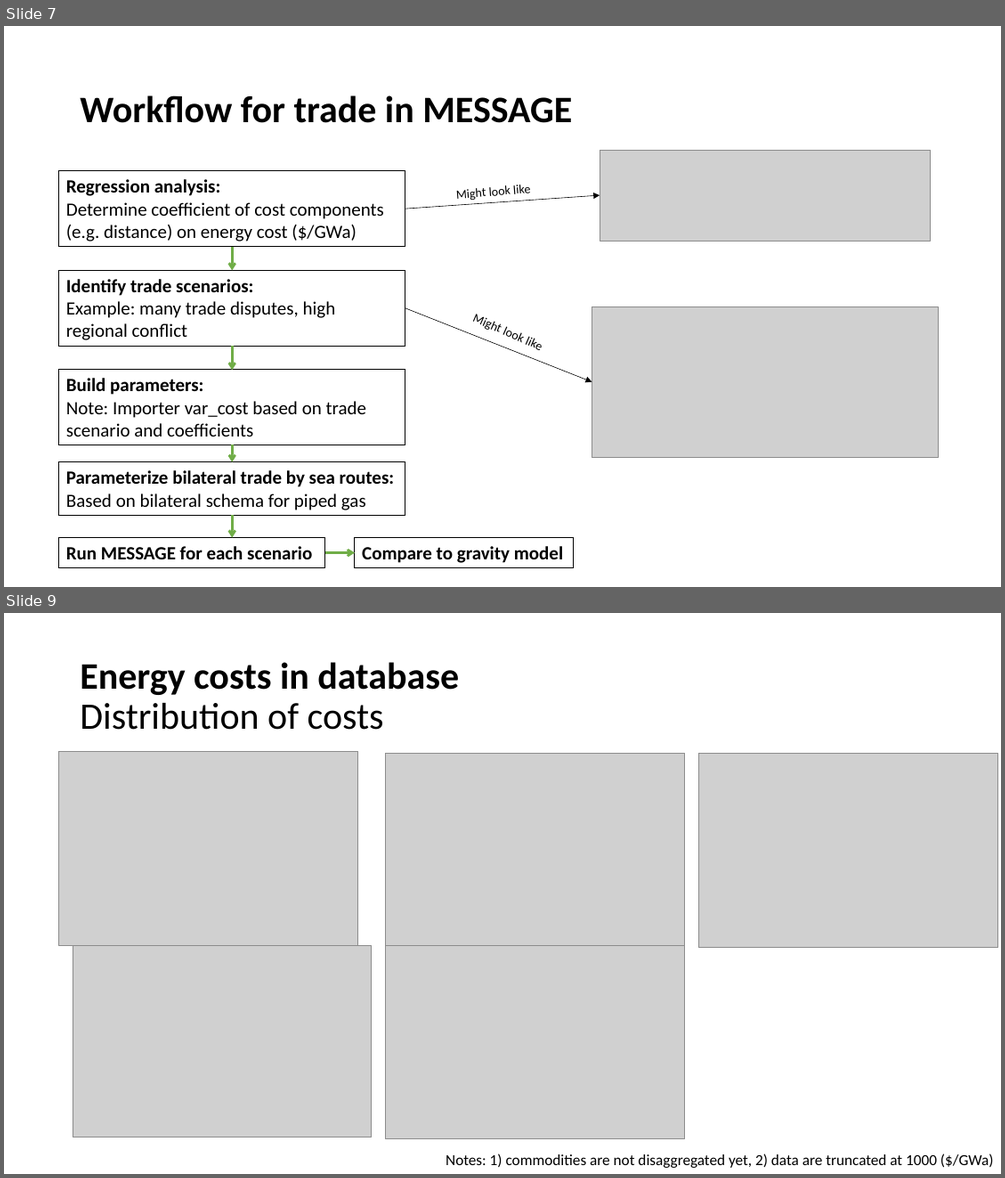
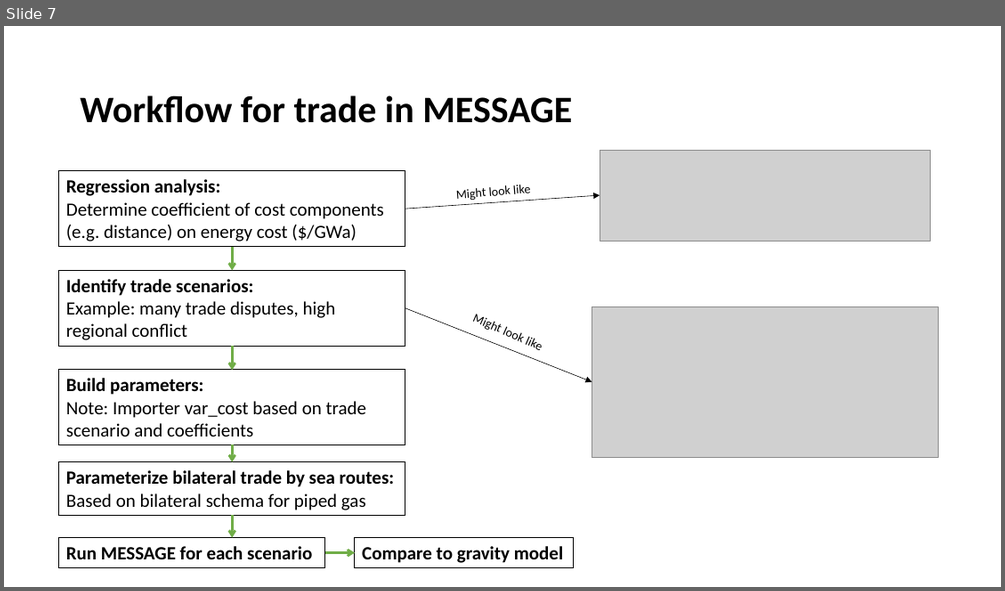
Before and after one commit to junukitashepard/message_trade, a slide deck: presentations/Update_2019-07-2.pptx. Shown one above the other, each under a label of ours: slides 7 and 9 before the commit, slide 7 after it; the slides between them are not shown. The pictures are 1005x1178 and 1005x591 pixels, drawn with LibreOffice and Linux fonts; fonts in the diff are those of the drawing; grey boxes stand for pictures. Boxes give left, top, right and bottom in pixels: in the first picture for what was removed or moved away, otherwise in the second. Text is boxed around its words. In the diff, an @@ line names an element or a change of style, - is before the commit and + after.

```diff
--- a/presentations/Update_2019-07-2.pptx
+++ b/presentations/Update_2019-07-2.pptx
@@ slide 9 removed at (x1=4, y1=613, x2=1001, y2=1174), background #FFFFFF @@
@@ title removed at (x1=80, y1=662, x2=459, y2=730) @@
-Energy costs in database
-Distribution of costs
@@ picture removed at (x1=58, y1=751, x2=357, y2=946) @@
@@ picture removed at (x1=386, y1=753, x2=685, y2=946) @@
@@ picture removed at (x1=699, y1=753, x2=998, y2=948) @@
@@ picture removed at (x1=73, y1=945, x2=372, y2=1136) @@
@@ picture removed at (x1=386, y1=945, x2=685, y2=1139) @@
@@ text removed at (x1=445, y1=1153, x2=994, y2=1167) @@
-Notes: 1) commodities are not disaggregated yet, 2) data are truncated at 1000 ($/GWa)
```
Also in this commit, not shown: 4 slides changed, 3 slides added, 1 other slide removed, 25 other files.
